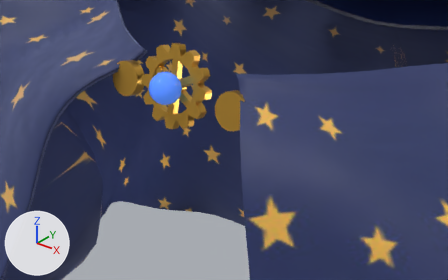
The glTF model public/avatar/items/back_star_capelet.glb, before and after one commit.
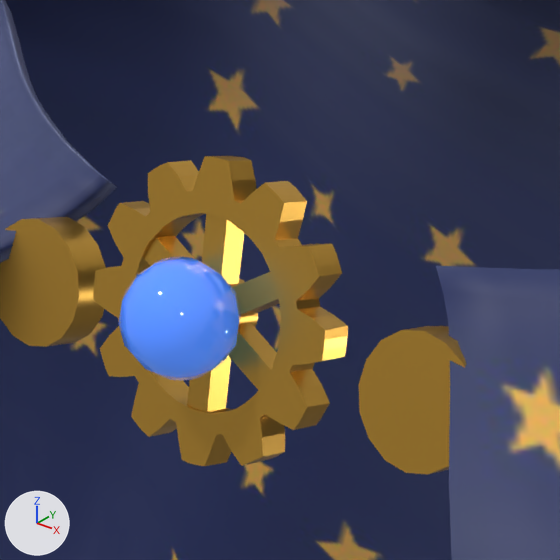
Old and new are each drawn from a 50 mm lens placed at (0.1684, -0.2503, 1.0876), pointed at (0.0242, -0.0701, 0.9758) and again close up on the part from 26% to 60% of the width and 0% to 55% of the height. Every picture has the same lights, and +X, +Y and +Z are marked at lower left. The first two pictures are the older version. Vertices at exactly the same position are counted once.

In view in the first close-up: 'back_star_capelet_capelet', 'back_star_capelet_clasp', 'back_star_capelet_gem'.
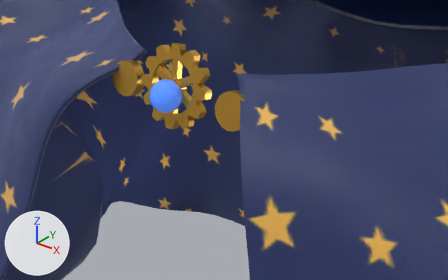
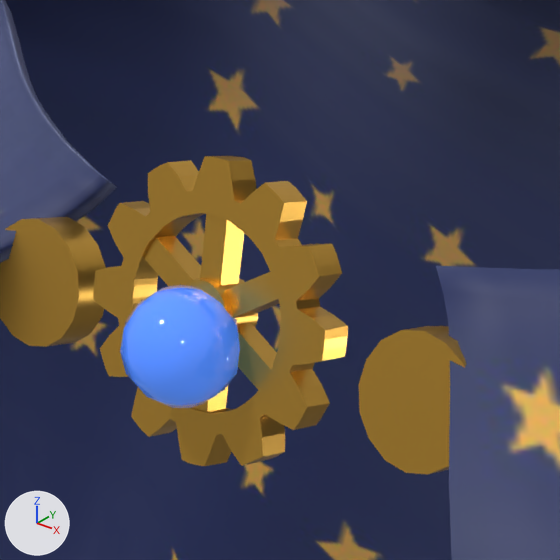
The newer file adds a shape key; the second version is drawn at full value of the shape key 'face_long' of 'back_star_capelet_gem', and the change is written as the vertex moves it makes.

Changed parts and their boxes (x1, y1, x2, y2) in the close-ups (560 x 560 px):
'back_star_capelet_gem', moved: before (119, 257, 241, 381); after (120, 285, 240, 408)

Diff of the bpy script that builds the scene:
```diff
--- a/public/avatar/items/back_star_capelet.glb.py
+++ b/public/avatar/items/back_star_capelet.glb.py
@@ me_back_star_capelet_gem @@
 # used by ob_back_star_capelet_gem; location = (0.0, 0.0, 0.0)
-me_back_star_capelet_gem.from_pydata(...)  # 100 vertices, 196 faces; spans x -0.00698..0.007, y -0.08526..-0.07165, z 0.98826..1.00224
+me_back_star_capelet_gem.from_pydata(...)  # 100 vertices, 196 faces; spans x -0.00698..0.007, y -0.08526..-0.07165, z 0.98483..0.9988
+# me_back_star_capelet_gem part 1: the whole mesh is moved by (0.0, 0.0, -0.00343)
 me_back_star_capelet_gem.materials.append(mat_gem)
```
